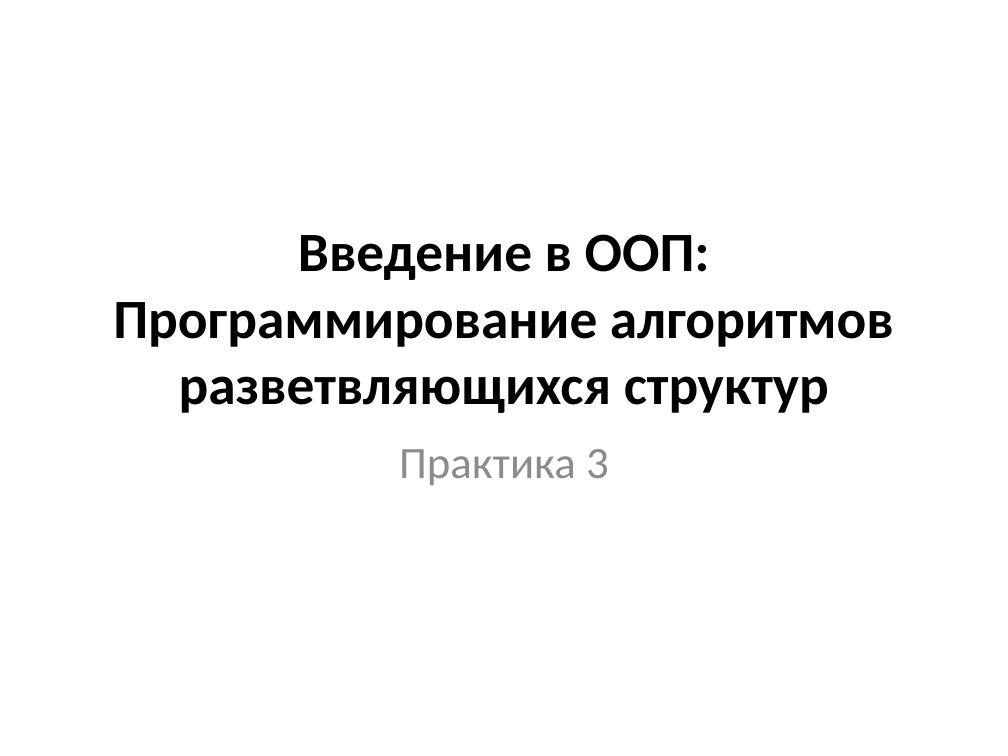
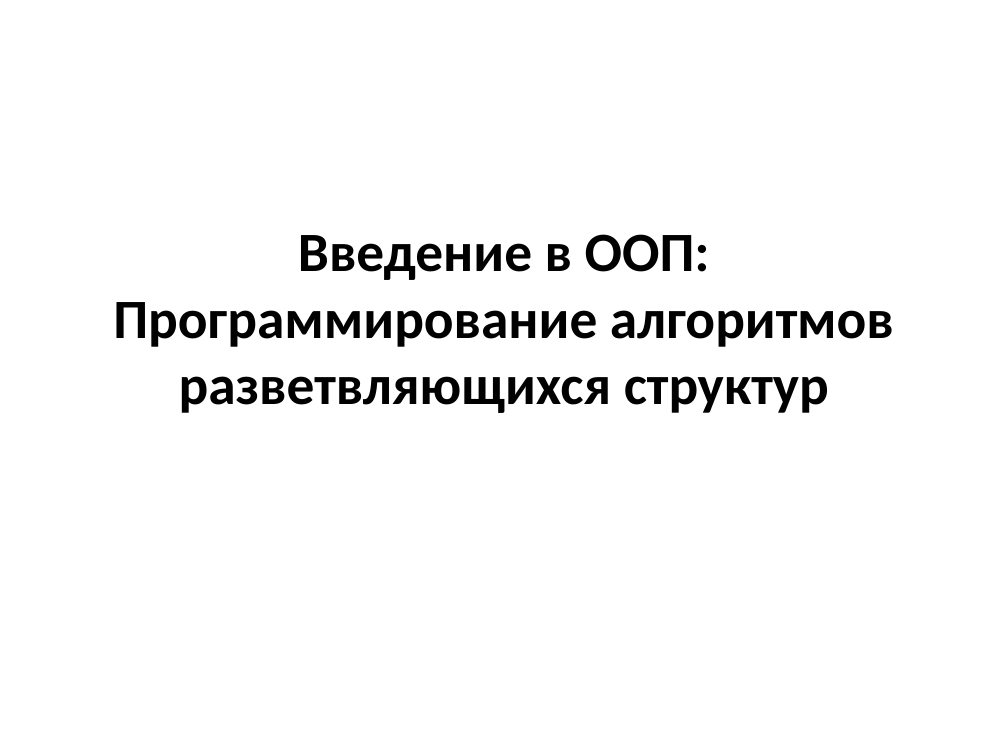
Before and after one commit to mbdatateach/site, a slide deck: slide 1 of sharp/3 Условные алгоритмы.pptx. Drawn at 1008x756 pixels with LibreOffice and Linux fonts; fonts in the diff are those of the drawing. Boxes give left, top, right and bottom in pixels: in the first picture for what was removed or moved away, otherwise in the second. Text is boxed around its words. In the diff, an @@ line names an element or a change of style, - is before the commit and + after.

```diff
--- a/sharp/3 Условные алгоритмы.pptx
+++ b/sharp/3 Условные алгоритмы.pptx
@@ subtitle removed at box(399, 449, 609, 485) @@
-Практика 3
```
Also in this commit, not shown: 2 other slides changed, 1 slide added, 1 slide removed, 6 other files.
